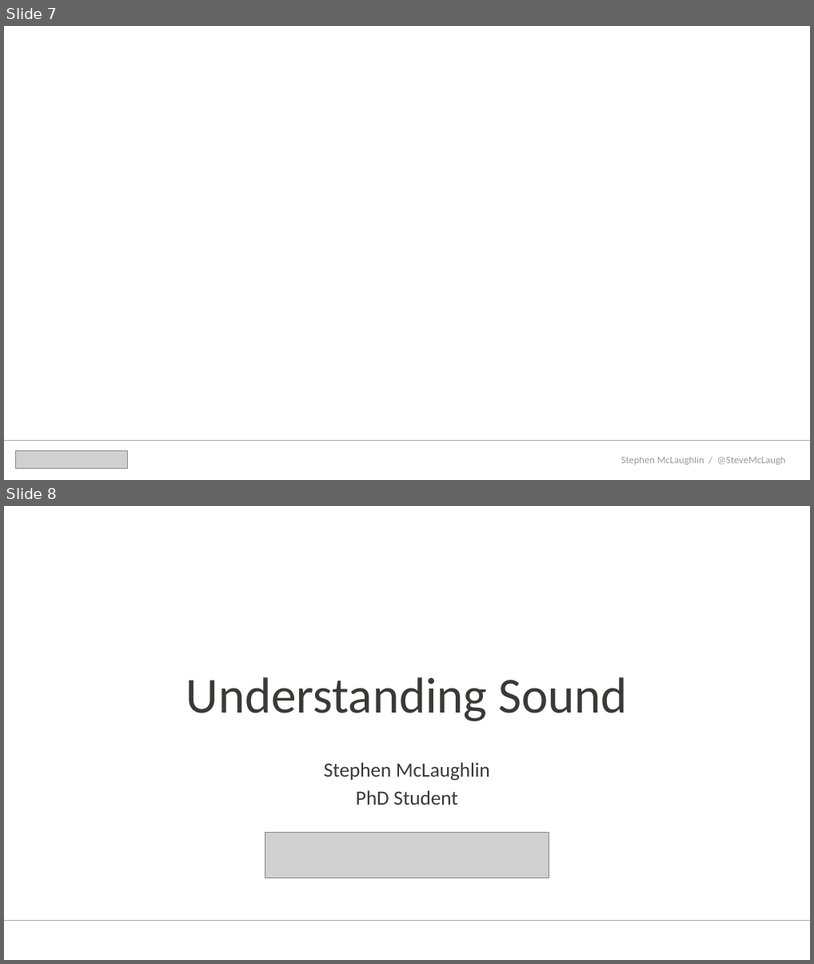
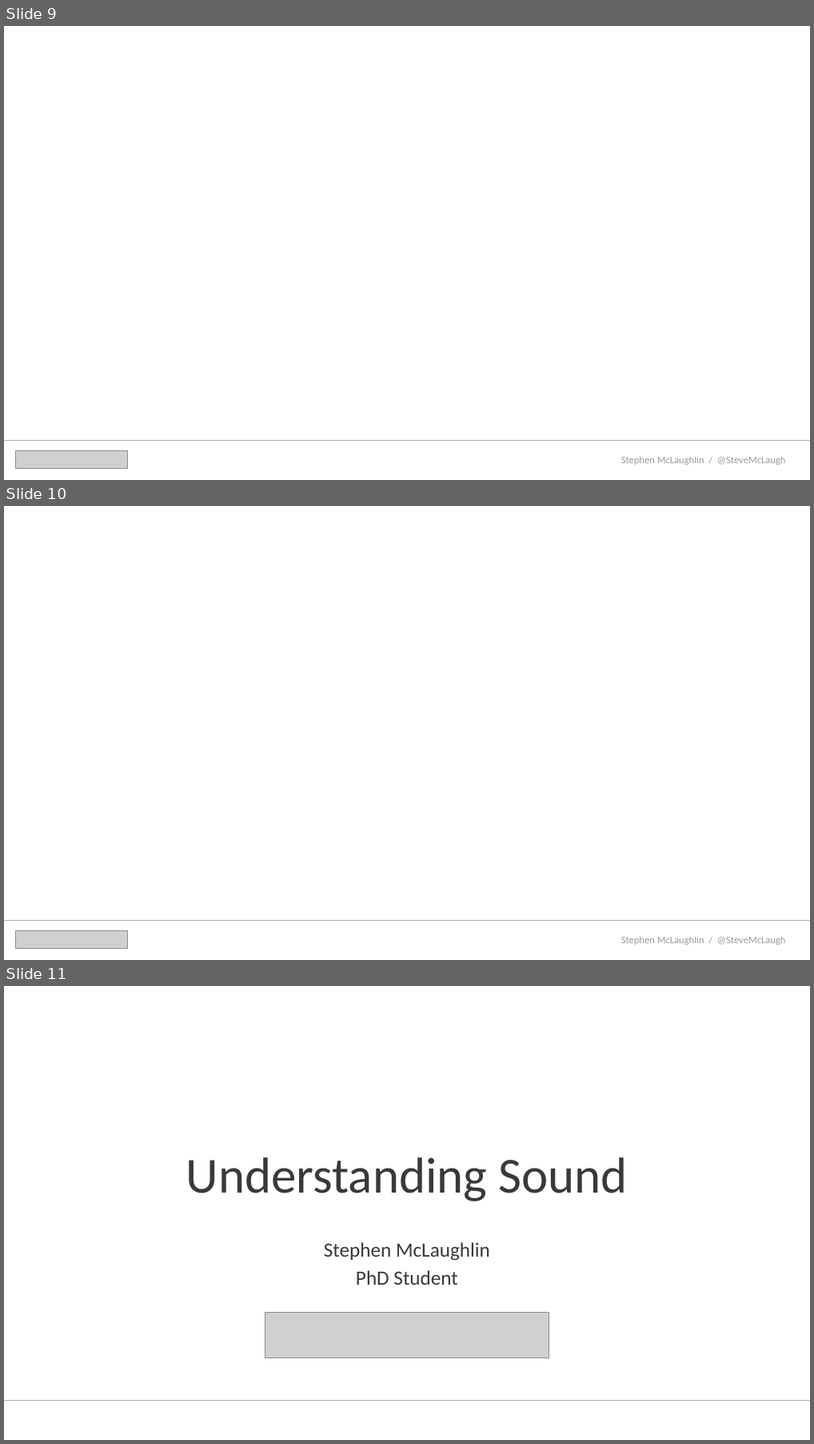
Before and after one commit to stevemclaugh/HILT-Audio-ML, a slide deck: Slides/Day_1.pptx. Shown one above the other, each under a label of ours: slides 7 and 8 before the commit, slides 9, 10 and 11 after it. The pictures are 814x964 and 814x1444 pixels, drawn with LibreOffice and Linux fonts; fonts in the diff are those of the drawing; grey boxes stand for pictures. Boxes give left, top, right and bottom in pixels: in the first picture for what was removed or moved away, otherwise in the second. Text is boxed around its words. In the diff, an @@ line names an element or a change of style, - is before the commit and + after.

```diff
--- a/Slides/Day_1.pptx
+++ b/Slides/Day_1.pptx
@@ slide 10 added at bbox=[4, 506, 810, 960], background #FFFFFF @@
@@ line added from (4, 920) to (810, 920), #AFABAB 0.5 pt @@
@@ picture added at bbox=[15, 931, 127, 949] @@
@@ text added at bbox=[622, 936, 786, 944], 12 pt, text #595959 at 60% opacity @@
+Stephen McLaughlin / @SteveMcLaugh
@@ what was slide 7 is now slide 9 @@
@@ what was slide 8 is now slide 11 @@
```
Also in this commit, not shown: 2 other slides added, 3 other files.
